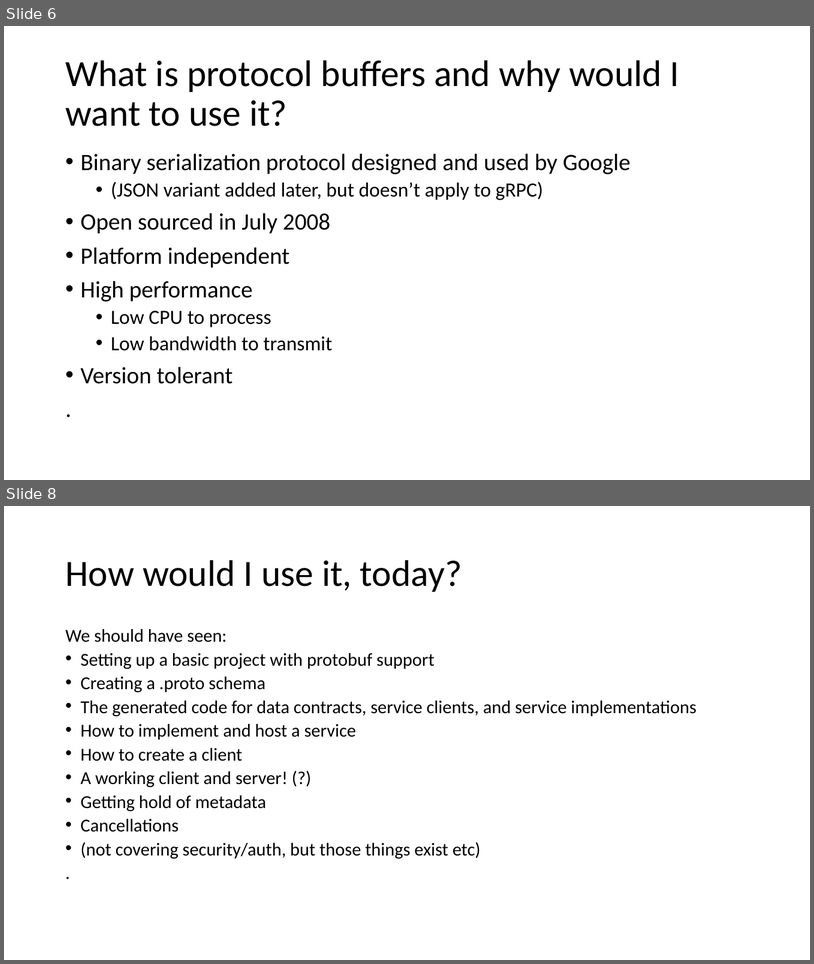
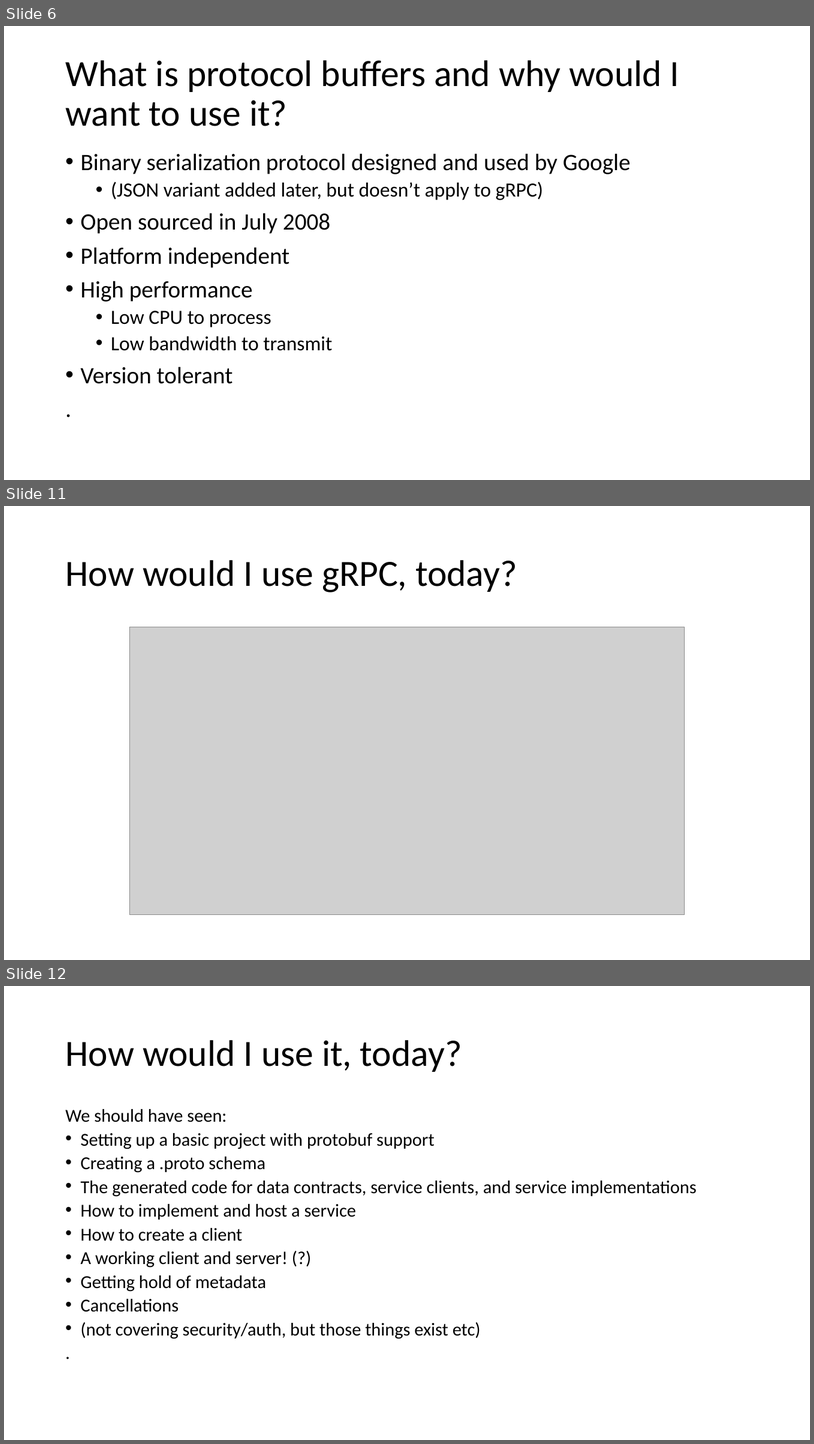
Before and after one commit to protobuf-net/protobuf-net.Grpc, a slide deck: docs/talks/gRPC nologo.pptx. Shown one above the other, each under a label of ours: slides 6 and 8 before the commit, slides 6, 11 and 12 after it; the slides between them are not shown. The pictures are 814x964 and 814x1444 pixels, drawn with LibreOffice and Linux fonts; fonts in the diff are those of the drawing; grey boxes stand for pictures. Boxes give left, top, right and bottom in pixels: in the first picture for what was removed or moved away, otherwise in the second. Text is boxed around its words. In the diff, an @@ line names an element or a change of style, - is before the commit and + after.

Commit message:
add screenshots for code

```diff
--- a/docs/talks/gRPC nologo.pptx
+++ b/docs/talks/gRPC nologo.pptx
@@ slide 11 added at [4,506,810,960], background #FFFFFF @@
@@ title added at [65,560,518,592], 44 pt, text #000000 @@
+How would I use gRPC, today?
@@ picture added at [130,627,684,915] @@
@@ what was slide 8 is now slide 12 @@
```
Also in this commit, not shown: 3 slides changed, 10 other slides added.
